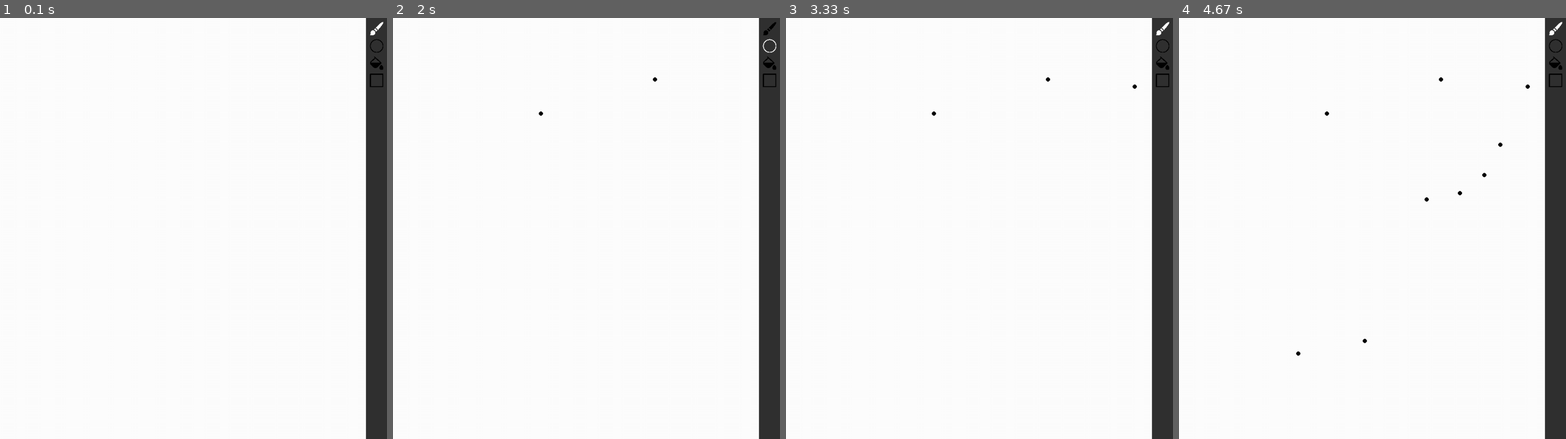
Above: before the commit, frames 1-4 (left to right).
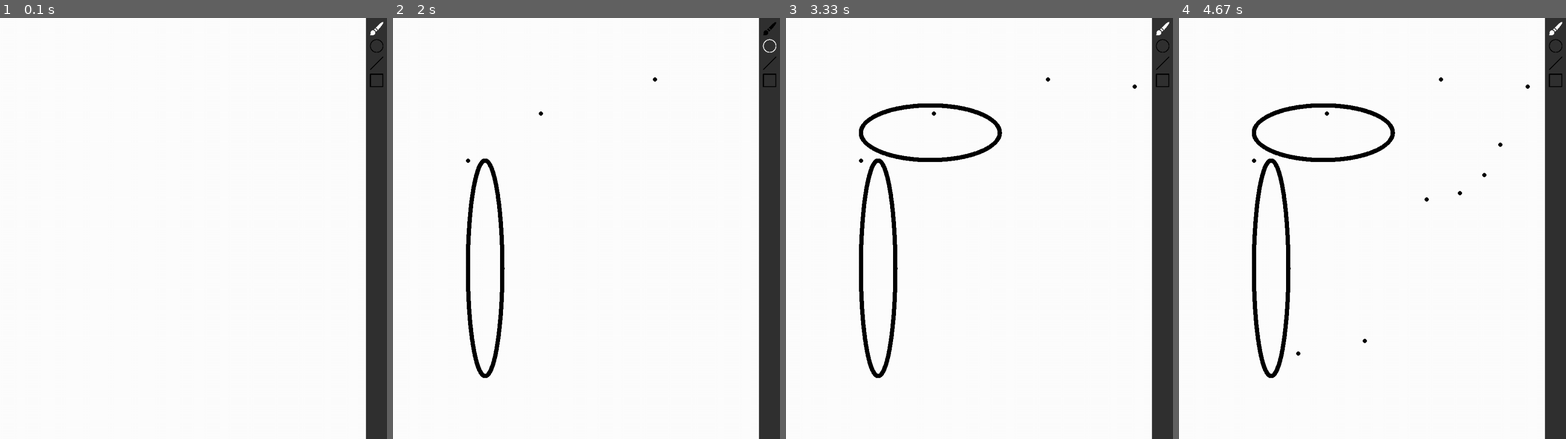
Above: after the commit, the same moments.

Repository: ConnorKnoetze/paint-pygame
Game: pygame game, started from main.py
The game is run twice, just before and just after one commit, with the same random seed, the same clock (stepped at 60 frames per second) and the same inputs.
Inputs (mouse positions are in pixels of both pictures, inside the frame that each line leads up to):
- Up to frame 1 (0.1 s): no input
- Up to frame 2 (2 s): press the mouse at (768, 47) at 0.37 s; move the mouse to (656, 81) at 0.47 s; release the mouse at (540, 114) at 0.6 s; click (768, 26) at 0.72 s; click (768, 47) at 1.05 s; click (466, 161) at 1.38 s; press the mouse at (466, 161) at 1.7 s; move the mouse to (485, 270) at 1.8 s; release the mouse at (501, 375) at 1.93 s
- Up to frame 3 (3.33 s): press the mouse at (859, 161) at 2.03 s; move the mouse to (929, 131) at 2.13 s; release the mouse at (998, 106) at 2.27 s; press the mouse at (1161, 47) at 2.37 s; move the mouse to (1111, 119) at 2.47 s; release the mouse at (1060, 190) at 2.6 s; press the mouse at (1161, 26) at 3.2 s; move the mouse to (1134, 85) at 3.3 s
- Up to frame 4 (4.67 s): release the mouse at (1500, 144) at 3.43 s; press the mouse at (1554, 47) at 3.53 s; move the mouse to (1461, 194) at 3.63 s; release the mouse at (1364, 342) at 3.77 s; press the mouse at (1554, 47) at 3.87 s; move the mouse to (1426, 199) at 3.97 s; release the mouse at (1298, 354) at 4.1 s; press the mouse at (1554, 26) at 4.2 s; move the mouse to (1473, 123) at 4.3 s; release the mouse at (1391, 224) at 4.43 s; press the mouse at (1554, 26) at 4.53 s; move the mouse to (1484, 173) at 4.63 s

The runs differ from the first frame. In frame 1, less than 0.1% of the frame differs, in the area x 95-99%, y 9-13%; in frame 2, 1.3%; in frame 3, 2.3%, in the area x 18-99%, y 9-86%; in frame 4, 2.3%.

Commit message:
added square tool, circle tool and line tool

Diff:
--- a/main.py
+++ b/main.py
@@ -1,6 +1,7 @@
 import pygame as py
 import os
 import threading
+import math
 
 py.init()
 screen = py.display.set_mode((1050,1000))
@@ -65,6 +66,58 @@
     def draw_brush(self, x, y, size=5):
         py.draw.circle(self.surface, self.brush_color, (x, y), size)  # Draw a brush stroke
 
+    def draw_square(self, points):
+        min_x, max_x = min(points[0][0], points[1][0]), max(points[0][0], points[1][0])
+        min_y, max_y = min(points[0][1], points[1][1]), max(points[0][1], points[1][1])
+
+        for x in range(min_x, max_x, 1):
+            self.draw_brush(x, points[0][1])
+            self.draw_brush(x, points[1][1])
+
+        for y in range(min_y, max_y, 1):
+            self.draw_brush(points[0][0], y)
+            self.draw_brush(points[1][0], y)
+
+
+    def draw_circle(self, points):
+        x_span = max(points[0][0], points[1][0]) - min(points[0][0], points[1][0])
+        y_span = max(points[0][1], points[1][1]) - min(points[0][1], points[1][1])
+
+        mid_x = (max(points[0][0], points[1][0]) - min(points[0][0], points[1][0])) // 2 + min(points[0][0], points[1][0])
+        mid_y = (max(points[0][1], points[1][1]) - min(points[0][1], points[1][1])) // 2 + min(points[0][1], points[1][1])
+
+        smajor = max(max(points[0][0], points[1][0]) - min(points[0][0], points[1][0]), max(points[0][1], points[1][1]) - min(points[0][1], points[1][1])) //2
+        sminor = min(max(points[0][0], points[1][0]) - min(points[0][0], points[1][0]), max(points[0][1], points[1][1]) - min(points[0][1], points[1][1])) //2
+
+        if min(x_span, y_span) == y_span:
+            for t in range(0, int(2*math.pi * 100),1):
+                self.draw_brush(mid_x + smajor * math.cos(t), mid_y + sminor * math.sin(t))
+        else:
+            for t in range(0, int(2*math.pi * 1000000),10000):
+                self.draw_brush(mid_x + sminor * math.cos(t), mid_y + smajor * math.sin(t))
+
+    def draw_line(self, points):
+        # Bresenham's Line Algorithm
+        x1, y1 = points[0]
+        x2, y2 = points[1]
+
+        dx = abs(x2 - x1)
+        dy = abs(y2 - y1)
+        sx = 1 if x1 < x2 else -1
+        sy = 1 if y1 < y2 else -1
+        err = dx - dy
+
+        while True:
+            self.draw_brush(x1, y1)
+            if x1 == x2 and y1 == y2:
+                break
+            e2 = err * 2
+            if e2 > -dy:
+                err -= dy
+                x1 += sx
+            if e2 < dx:
+                err += dx
+                y1 += sy
 
     def render(self, screen):
         screen.blit(self.surface, (0, 0))  # Blit the canvas onto the main screen
@@ -87,6 +140,7 @@
 tool_selected = [True]+[False for _ in assets_on][:-1]
 running = True
 pressed = False
+point_buffer = []
 
 while running:
     screen.fill((0,0,0))
@@ -97,8 +151,23 @@
             mouse_pos = py.mouse.get_pos()
             pressed = True
             toolbar.update(mouse_pos)
+            if 0 <= mouse_pos[0] < 1000 and 0 <= mouse_pos[1] < 1000 and (tool_selected[1] or tool_selected[2] or tool_selected[3]):
+                point_buffer.append(mouse_pos)
         elif event.type == py.MOUSEBUTTONUP:
             pressed = False
+            mouse_pos = py.mouse.get_pos()
+            if 0 <= mouse_pos[0] < 1000 and 0 <= mouse_pos[1] < 1000:
+                point_buffer.append(mouse_pos)
+                if tool_selected[1]:
+                    display.canvas.draw_circle(point_buffer)
+                elif tool_selected[2]:
+                    display.canvas.draw_line(point_buffer)
+                elif tool_selected[3]:
+                    display.canvas.draw_square(point_buffer)
+                point_buffer = []
+            else:
+                point_buffer = []
+
     if pressed:
         mouse_pos = py.mouse.get_pos()
         display.update(mouse_pos)
@@ -108,3 +177,5 @@
 
     clock.tick(500)
     py.display.flip()
+
+py.quit()
--- a/test.py
+++ /dev/null
@@ -1,4 +0,0 @@
-t = [False, True, False, False]
-
-if True in t:
-    print(True)
Binary file added: assets/off/line.png
Binary file removed: assets/off/paint-bucket.png
Binary file added: assets/on/line_white.png
Binary file removed: assets/on/paint_bucket_white.png
